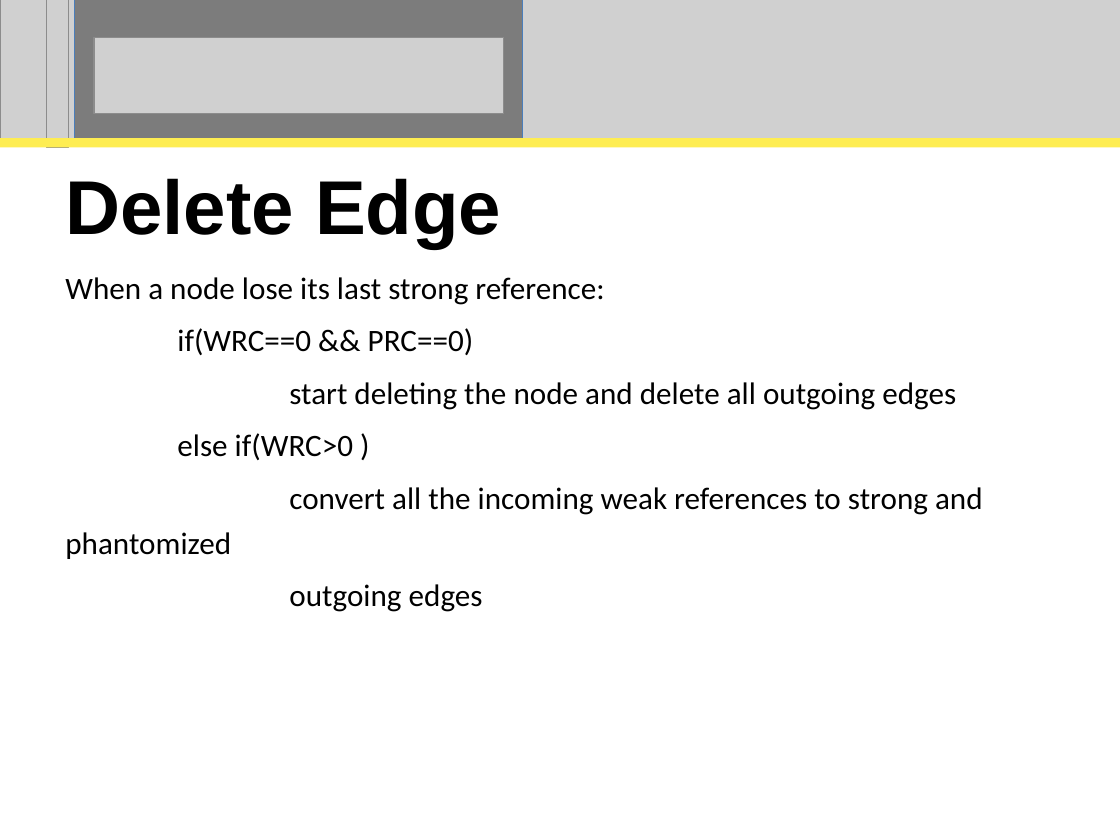
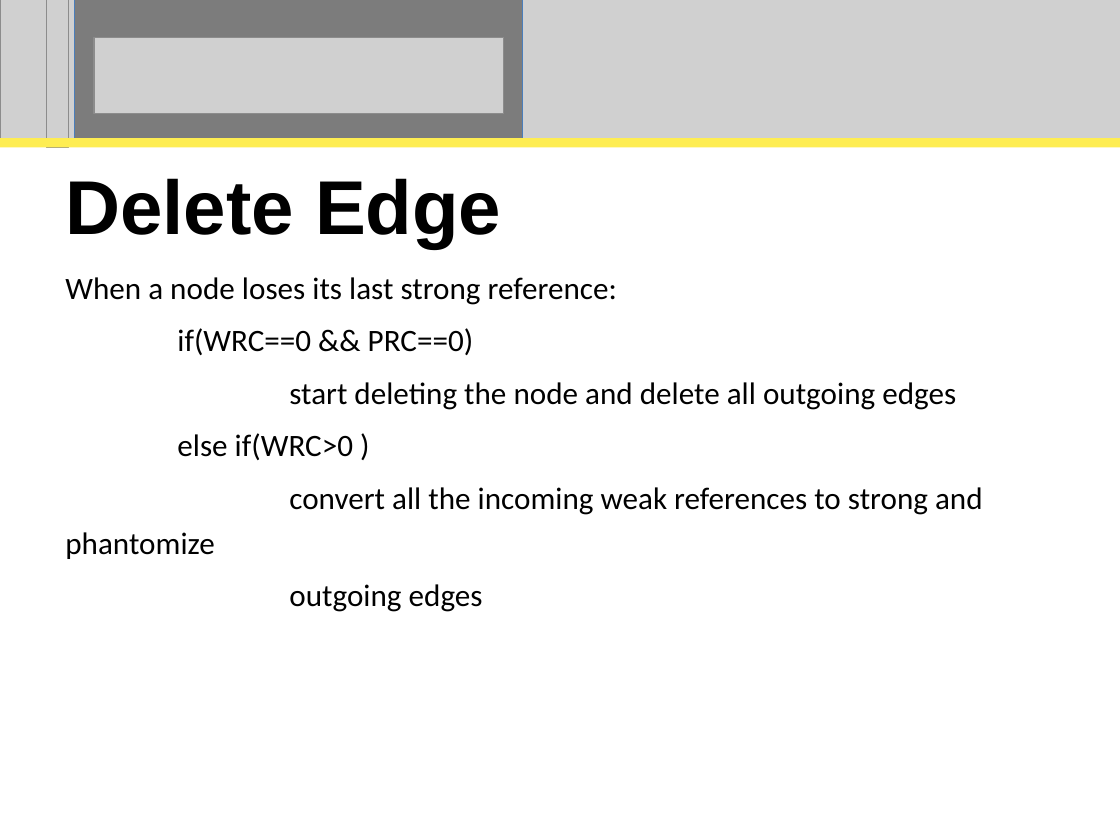
Before and after one commit to perpetualcoder/thesis, a slide deck: slide 37 of thesisppt/defense.ppt. Drawn at 1120x840 pixels with LibreOffice and Linux fonts; fonts in the diff are those of the drawing; grey boxes stand for pictures. Boxes give left, top, right and bottom in pixels: in the first picture for what was removed or moved away, otherwise in the second. Text is boxed around its words. In the diff, an @@ line names an element or a change of style, - is before the commit and + after.

```diff
--- a/thesisppt/defense.ppt
+++ b/thesisppt/defense.ppt
@@ subtitle at (x1=65, y1=277, x2=617, y2=305): text changed @@
-When a node lose its last strong reference:
+When a node loses its last strong reference:
@@ subtitle at (x1=65, y1=487, x2=983, y2=559): text changed @@
-convert all the incoming weak references to strong and phantomized
+convert all the incoming weak references to strong and phantomize
```
Also in this commit, not shown: 26 other slides changed, 1 other file.
